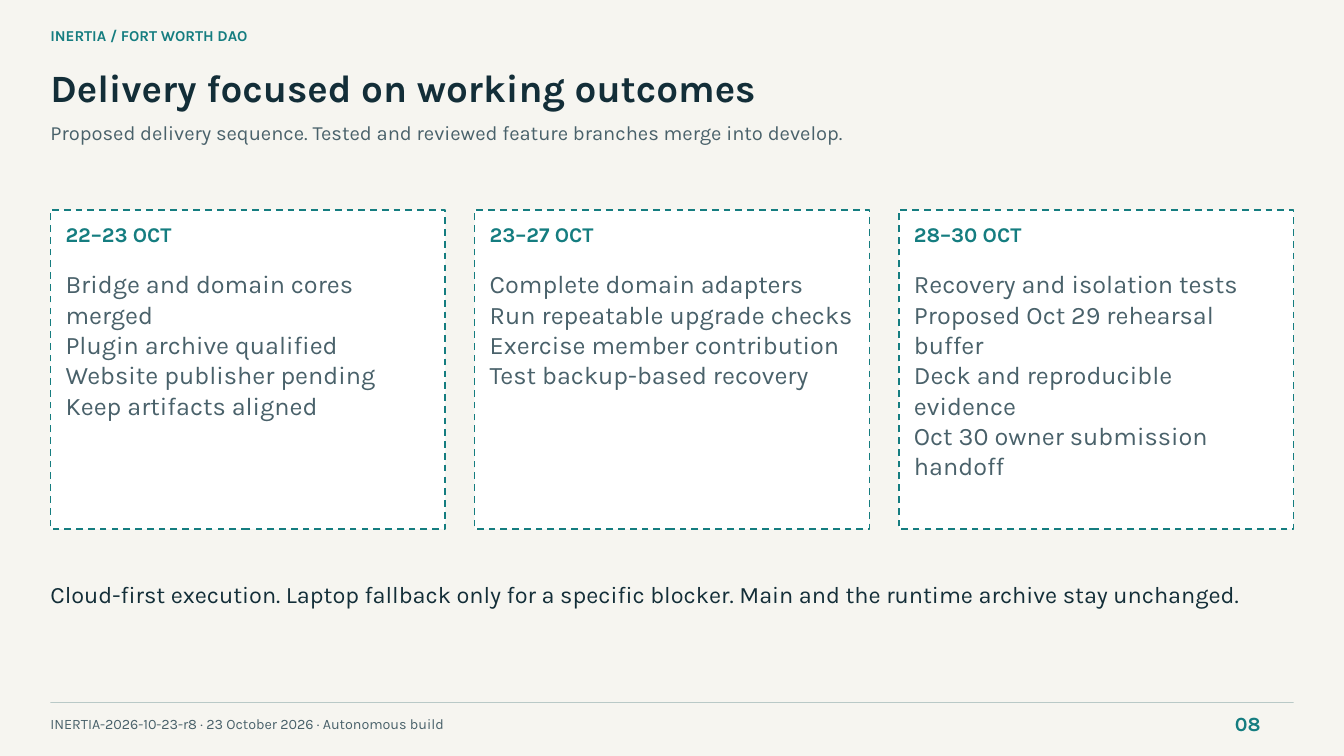
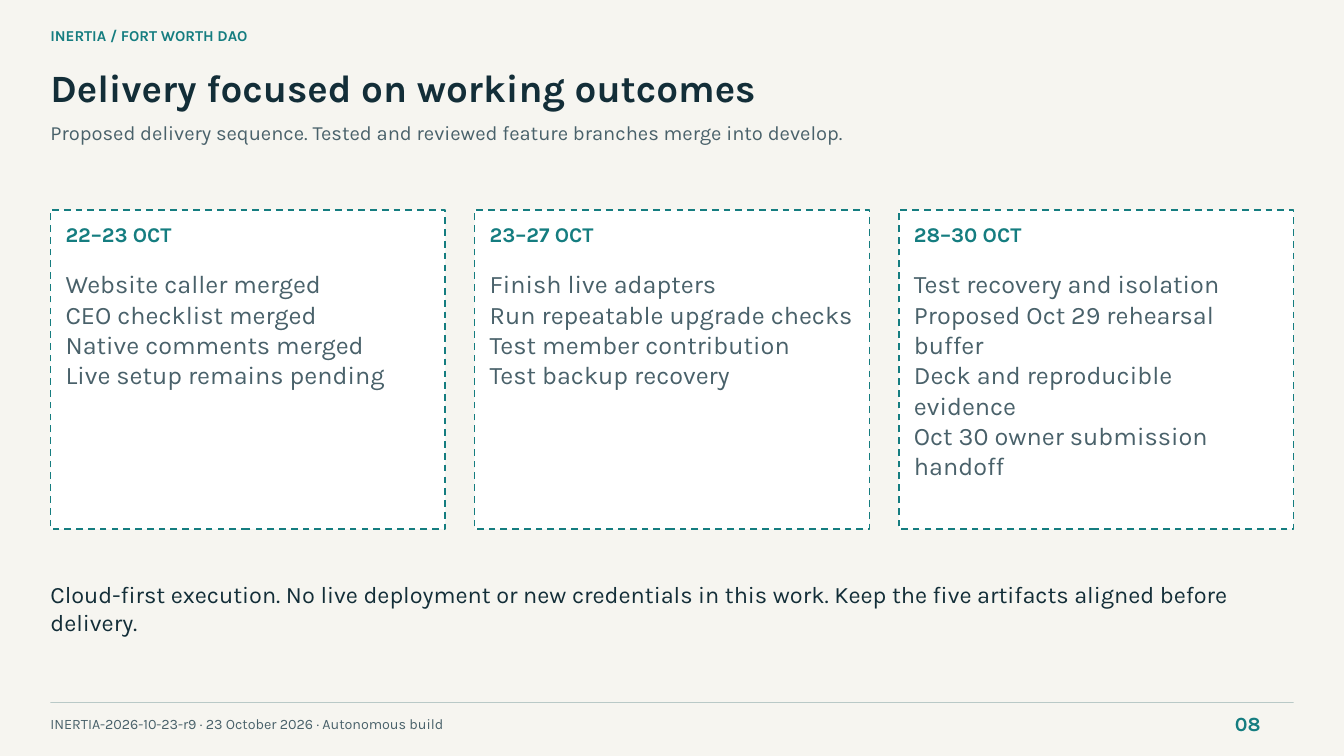
Before and after one commit to NetRxn/Inertia, a slide deck: slide 8 of Inertia-Architecture.pptx. Drawn at 1344x756 pixels with LibreOffice and Linux fonts; fonts in the diff are those of the drawing. Boxes give left, top, right and bottom in pixels: in the first picture for what was removed or moved away, otherwise in the second. Text is boxed around its words. In the diff, an @@ line names an element or a change of style, - is before the commit and + after.

Commit message:
docs: synchronize r9 artifacts and exact native qualification

```diff
--- a/Inertia-Architecture.pptx
+++ b/Inertia-Architecture.pptx
@@ text at (66,276,385,390): text changed @@
-Bridge and domain cores merged
-Plugin archive qualified
-Website publisher pending
-Keep artifacts aligned
+Website caller merged
+CEO checklist merged
+Native comments merged
+Live setup remains pending
@@ text at (490,275,716,299): text changed @@
-Complete domain adapters
+Finish live adapters
@@ text at (914,275,1220,299): text changed @@
-Recovery and isolation tests
+Test recovery and isolation
@@ text at (490,336,789,390): text changed @@
-Exercise member contribution
-Test backup-based recovery
+Test member contribution
+Test backup recovery
@@ text at (50,587,1227,637): text changed @@
-Cloud-first execution. Laptop fallback only for a specific blocker. Main and the runtime archive stay unchanged.
+Cloud-first execution. No live deployment or new credentials in this work. Keep the five artifacts aligned before delivery.
@@ text at (50,719,443,729): text changed @@
-INERTIA-2026-10-23-r8 · 23 October 2026 · Autonomous build
+INERTIA-2026-10-23-r9 · 23 October 2026 · Autonomous build
```
Also in this commit, not shown: 7 other slides changed, 15 other files.
